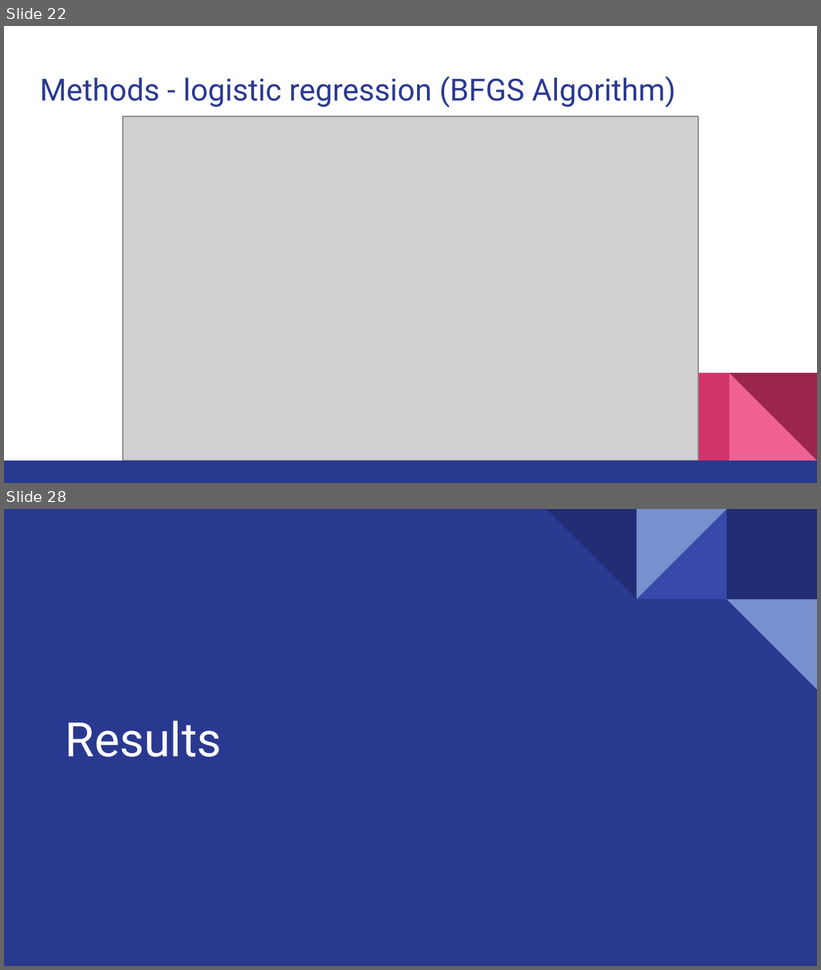
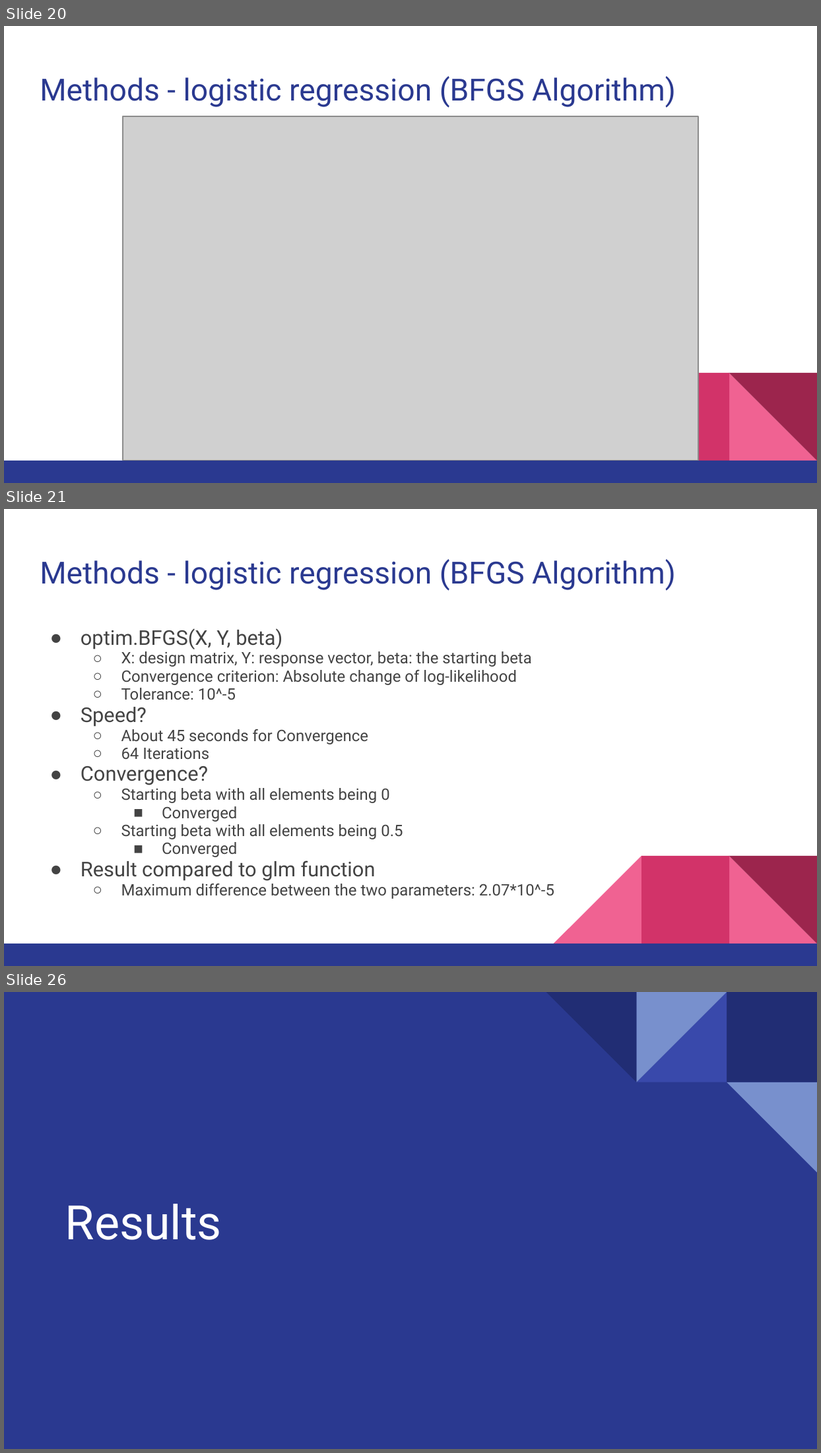
Before and after one commit to eunchong0204/bios735_group2, a slide deck: reports/Presentations/BIOS735_Group2_Presentation(4_27).pptx. Shown one above the other, each under a label of ours: slides 22 and 28 before the commit, slides 20, 21 and 26 after it; the slides between them are not shown. The pictures are 821x970 and 821x1453 pixels, drawn with LibreOffice and Linux fonts; fonts in the diff are those of the drawing; grey boxes stand for pictures. Boxes give left, top, right and bottom in pixels: in the first picture for what was removed or moved away, otherwise in the second. Text is boxed around its words. In the diff, an @@ line names an element or a change of style, - is before the commit and + after.

```diff
--- a/reports/Presentations/BIOS735_Group2_Presentation(4_27).pptx
+++ b/reports/Presentations/BIOS735_Group2_Presentation(4_27).pptx
@@ slide 21 added at [4, 509, 817, 966], background #FFFFFF; not listed: 5 template elements that a slide beside it also shows @@
@@ title added at [40, 559, 676, 591], 27 pt, text #2A3990 @@
+Methods - logistic regression (BFGS Algorithm)
@@ text added at [81, 628, 554, 899], 14 pt, text #434343 @@
+● optim.BFGS(X, Y, beta)
+  ○ X: design matrix, Y: response vector, beta: the starting beta
+  ○ Convergence criterion: Absolute change of log-likelihood
+  ○ Tolerance: 10^-5
+● Speed?
+  ○ About 45 seconds for Convergence
+  ○ 64 Iterations
+● Convergence?
+  ○ Starting beta with all elements being 0
+    ■ Converged
+  ○ Starting beta with all elements being 0.5
+    ■ Converged
+● Result compared to glm function
+  ○ Maximum difference between the two parameters: 2.07*10^-5
@@ what was slide 22 is now slide 20 @@
@@ what was slide 28 is now slide 26 @@
```
Also in this commit, not shown: 13 slides changed, 2 other slides added, 3 slides removed, 2 other files.
